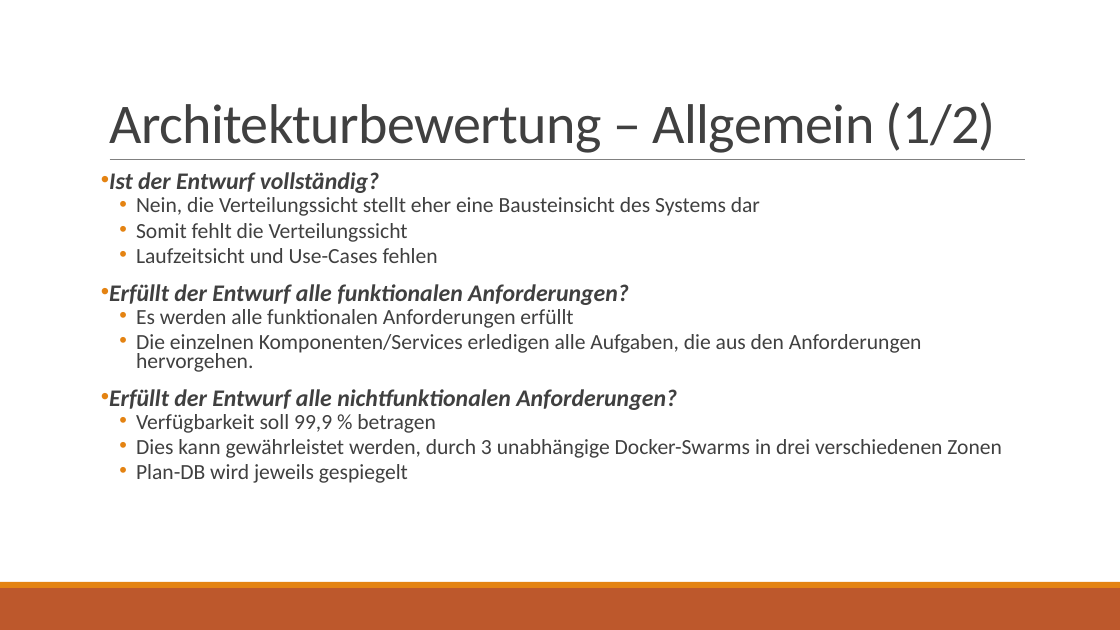
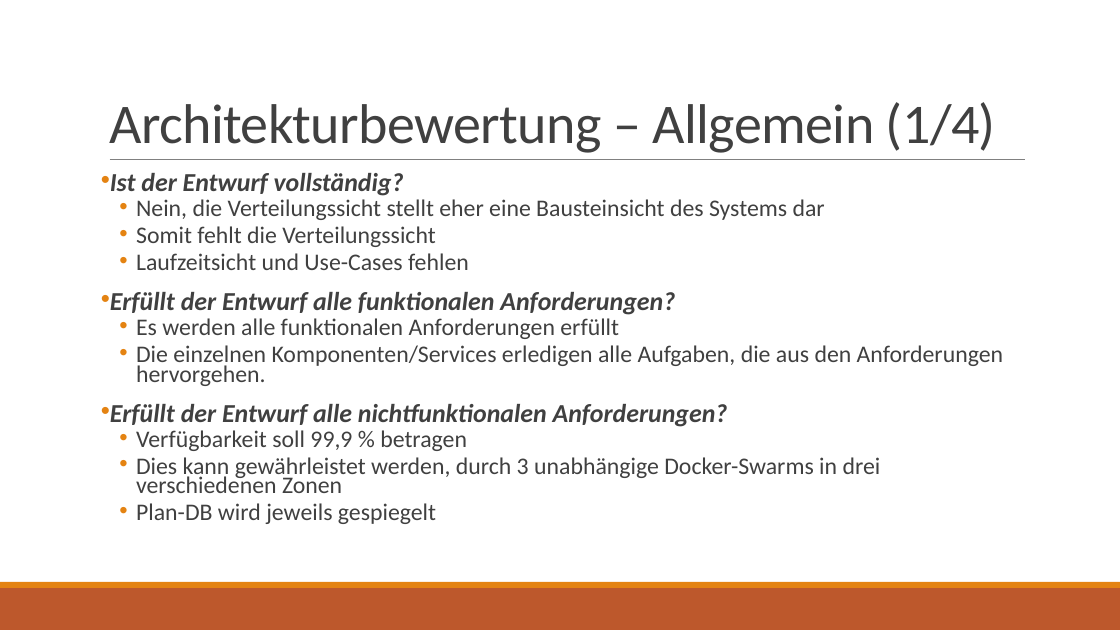
Before and after one commit to jnk111/AI_Praktikum, a slide deck: slide 9 of Aufgaben/P4/Loesung/Wochenplansoftware - Architekturbewertung.pptx. Drawn at 1120x630 pixels with LibreOffice and Linux fonts; fonts in the diff are those of the drawing. Boxes give left, top, right and bottom in pixels: in the first picture for what was removed or moved away, otherwise in the second. Text is boxed around its words. In the diff, an @@ line names an element or a change of style, - is before the commit and + after.

```diff
--- a/Aufgaben/P4/Loesung/Wochenplansoftware - Architekturbewertung.pptx
+++ b/Aufgaben/P4/Loesung/Wochenplansoftware - Architekturbewertung.pptx
@@ title at [109, 102, 996, 153]: text changed @@
-Architekturbewertung – Allgemein (1/2)
+Architekturbewertung – Allgemein (1/4)
@@ text "Ist der Entwurf vollständig?" at [110, 173, 1003, 524]: size 20.4 to 22.2 pt in "Ist der Entwurf vollständig?", "Erfüllt der Entwurf alle funktionalen Anforderungen?", "Erfüllt der Entwurf alle nichtfunktionalen Anforderungen?"; size 18.5 to 20.4 pt in "Nein, die Verteilungssicht stellt eher eine Bausteinsicht ...", "Somit fehlt die Verteilungssicht", "Laufzeitsicht und Use-Cases fehlen", "Es werden alle funktionalen Anforderungen erfüllt" and 4 more places @@
```
Also in this commit, not shown: 5 other slides changed, 1 other file.
